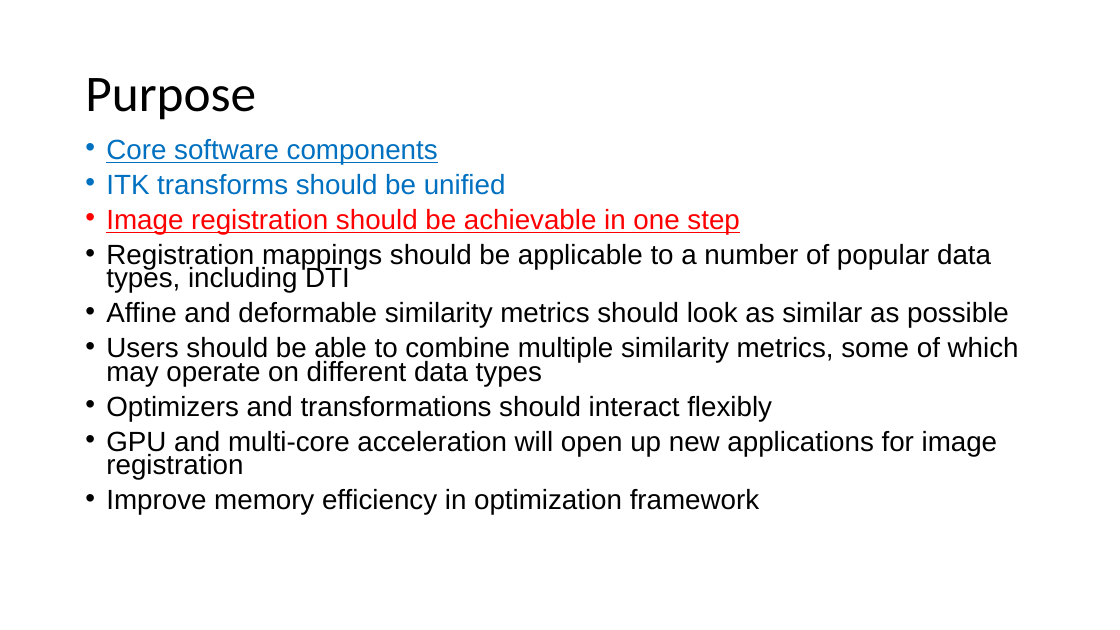
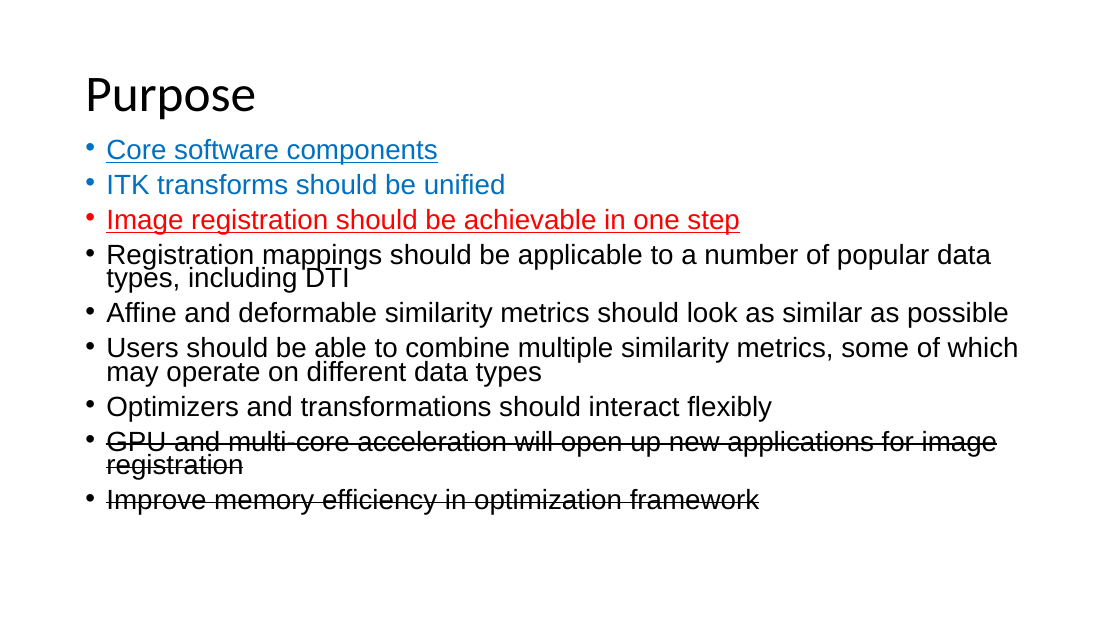
Before and after one commit to autotntfan/BIP, a slide deck: slide 6 of The insight toolkit image registration framework.pptx. Drawn at 1120x630 pixels with LibreOffice and Linux fonts; fonts in the diff are those of the drawing. Boxes give left, top, right and bottom in pixels: in the first picture for what was removed or moved away, otherwise in the second. Text is boxed around its words. In the diff, an @@ line names an element or a change of style, - is before the commit and + after.

```diff
--- a/The insight toolkit image registration framework.pptx
+++ b/The insight toolkit image registration framework.pptx
@@ text at [106,431,998,514]: strikethrough on in "GPU and multi-core acceleration will open up ...", "Improve memory efficiency in optimization framework" @@
```
Also in this commit, not shown: 2 other slides changed.
